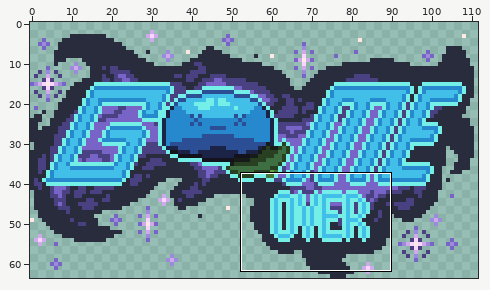
File history of a pixel-art file, Hyperclick/Assets/Sprites/ui/gameOver.ase. Above, an overview of the earlier version with the close-up marked.
Close-up. First the earlier version:
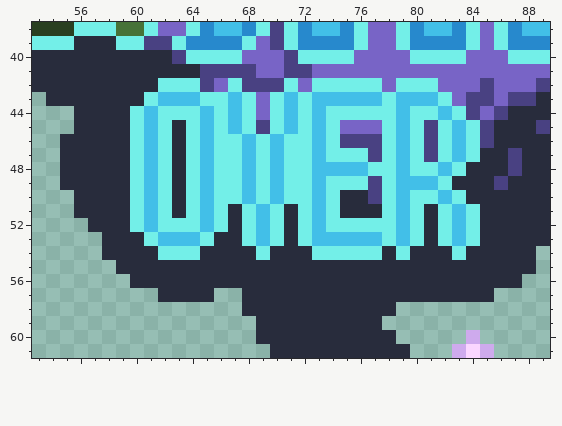
112x64 pixels, 1 frame. Shown: x 53..89, y 38..61.
Once edited:
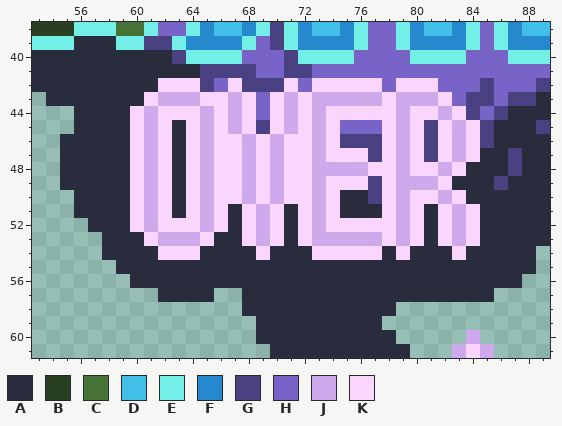
Palette (. is transparent): A #282c3c  B #293f21  C #477238  D #42bfe8  E #73efe8  F #2789cd  G #494182  H #7864c6  J #ceaaed  K #fad6ff
Edits made:
Layer "Layer 1":
The edit turns colour D into colour J in row 43 at x 62 to 64, 67, 71, 73 to 77 and 79 to 81; in row 44 at x 61, 65, 67, 71, 73, 79 and 82; in row 45 at x 61, 65, 67, 71, 73, 79 and 83; in rows 46 to 47 at x 61, 65, 68, 70, 73, 79 and 83; in row 48 at x 61, 65, 68, 70, 73 to 76, 79 and 82; in row 49 at x 61, 65, 68, 70, 73 and 79 to 81.
The edit turns colour D into colour J in row 50 at x 61, 65, 68, 70, 73, 79 and 82; in rows 51 to 52 at x 61, 65, 69, 73, 79 and 83; in row 53 at x 62 to 64, 69, 73 to 77, 79 and 83.
The edit turns colour E into colour K in row 42 at x 62 to 64, 67, 71, 73 to 77 and 79 to 81; in row 43 at x 61, 65 to 66, 68, 70, 72, 78 and 82; in row 44 at x 60, 62 to 64, 66, 68, 70, 72, 74 to 78, 80 to 81 and 83; in row 45 at x 60, 62, 64, 66, 68, 70, 72, 74, 78, 80, 82 and 84; in row 46 at x 60, 62, 64, 66 to 67, 69, 71 to 72, 74, 78, 80, 82 and 84; in row 47 at x 60, 62, 64, 66 to 67, 69, 71 to 72, 74 to 76, 78, 80, 82 and 84.
The edit turns colour E into colour K in row 48 at x 60, 62, 64, 66 to 67, 69, 71 to 72, 77 to 78, 80 to 81 and 83; in row 49 at x 60, 62, 64, 66 to 67, 69, 71 to 72, 74 to 76, 78 and 82; in row 50 at x 60, 62, 64, 66 to 67, 69, 71 to 72, 74, 78, 80 to 81 and 83; in row 51 at x 60, 62, 64, 66, 68, 70, 72, 74, 78, 80, 82 and 84; in row 52 at x 60, 62 to 64, 66, 68, 70, 72, 74 to 78, 80, 82 and 84; in row 53 at x 61, 65, 68, 70, 72, 78, 80, 82 and 84.
The edit turns colour E into colour K in row 54 at x 62 to 64, 69, 73 to 77, 79 and 83.
